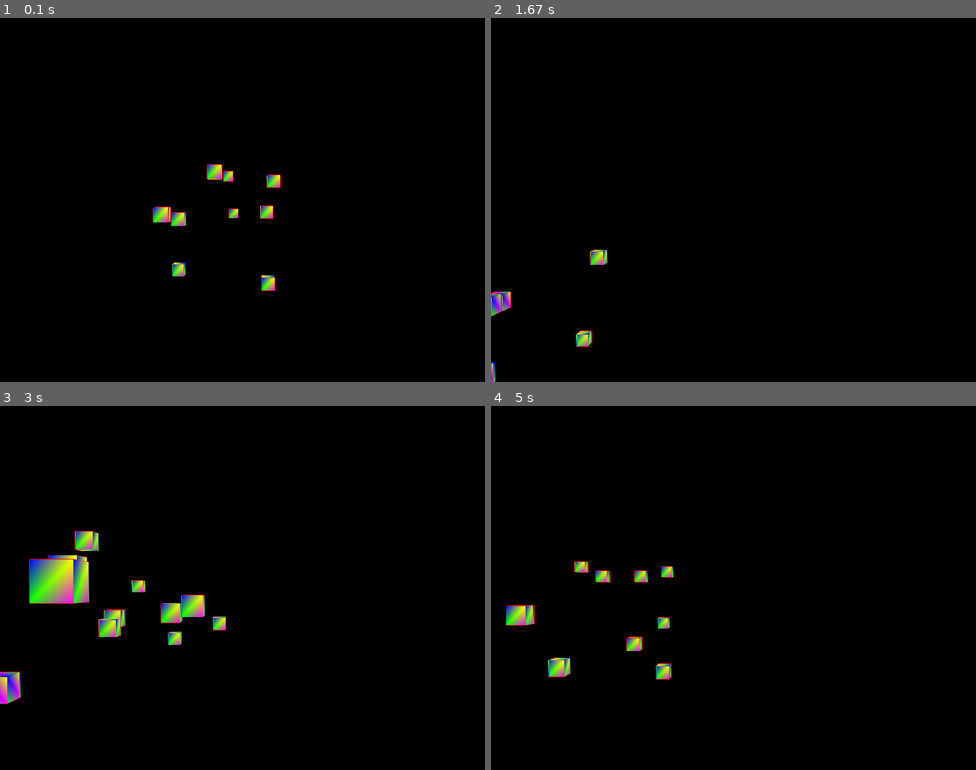
Above: before the commit, frames 1-4 (two rows, left to right).
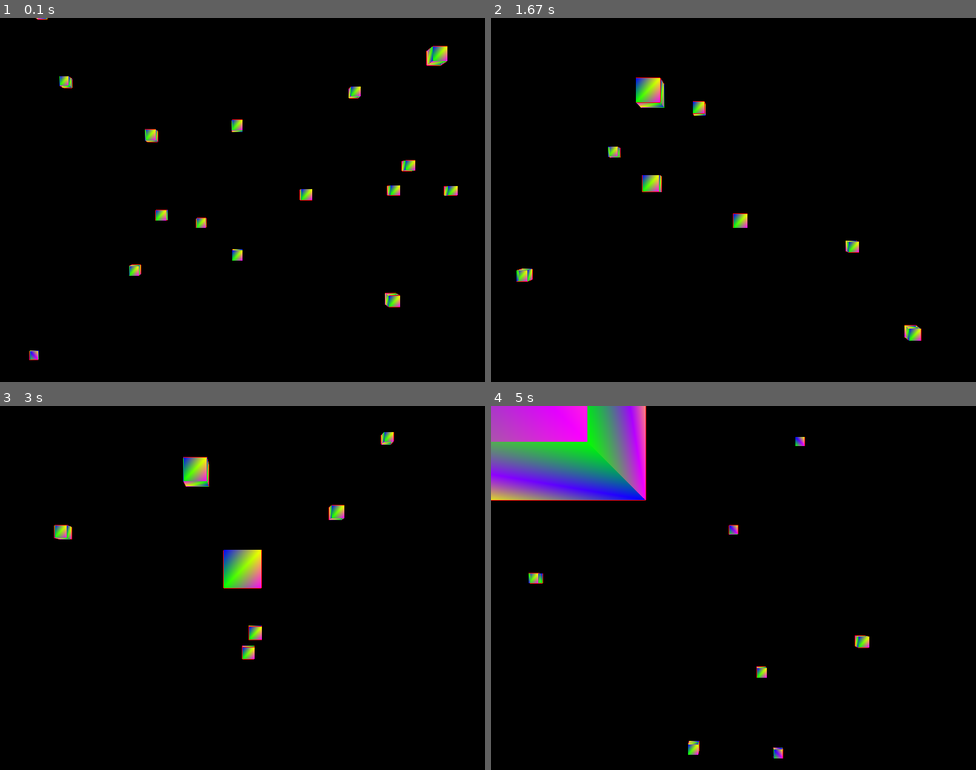
Above: after the commit, the same moments.

Repository: DHameete/pygames
Game: pygame game, started from 02_RubiksCube/main.py
Two runs of this game, one before a commit and one after it. Both use one fixed random seed, a clock stepped at 60 frames per second and the inputs below.
Inputs:
- Up to frame 1 (0.1 s): no input
- Up to frame 2 (1.67 s): hold Right 0.33-0.8 s; hold Up 0.83-1.3 s; hold Right from 1.33 s (still down)
- Up to frame 3 (3 s): release Right at 1.8 s; hold Left 1.83-2.37 s; hold Down 2.4-2.87 s; hold Left from 2.9 s (still down)
- Up to frame 4 (5 s): release Left at 3.37 s; hold Up 3.4-3.87 s; hold Right 3.9-4.53 s; hold Down from 4.57 s (still down)

The runs differ from the first frame. In frame 1, 2.2% of the frame differs, in the area x 6-95%, y 0-94%; in frame 2, 1.9%; in frame 3, 5.3%; in frame 4, 10%, in the area x 0-78%, y 0-97%.

Commit message:
improved infinite cubes

Diff:
--- a/02_RubiksCube/main.py
+++ b/02_RubiksCube/main.py
@@ -69,9 +69,13 @@
     glEnd()
 
 
-def set_vertices(max_distance, min_distance = -20):
-    x_value_change = random.randrange(-10,10)
-    y_value_change = random.randrange(-10,10)
+def set_vertices(max_distance, min_distance = -20, camera_x = 0, camera_y = 0):
+
+    camera_x = -1 * int(camera_x)
+    camera_y = -1 * int(camera_y)
+
+    x_value_change = random.randrange(camera_x-75, camera_x+75)
+    y_value_change = random.randrange(camera_y-75, camera_y+75)
     z_value_change = random.randrange(-1*max_distance, min_distance)
 
     new_vertices = []
@@ -130,17 +134,20 @@
 
     gluPerspective(45, (display[0]/display[1]), 0.1, max_distance)
 
-    glTranslatef(random.randrange(-5,5),random.randrange(-5,5), -40)
-    # glRotatef(25, 2, 1, 0)
-
-    # object_passed = False
+    glTranslatef(0, 0, -40)
 
     x_move = 0
     y_move = 0
 
+    cur_x = 0
+    cur_y = 0
+
+    game_speed = 2
+    direction_speed = 2
+
     cube_dict = {}
 
-    for x in range(20):
+    for x in range(75):
         cube_dict[x] = set_vertices(max_distance)
 
     while True:
@@ -153,13 +160,13 @@
                 if event.key == K_SPACE:
                     glRotatef(10, 1, 1, 1)
                 if event.key == K_LEFT:
-                    x_move = 0.3
+                    x_move = direction_speed
                 if event.key == K_RIGHT:
-                    x_move = -0.3
+                    x_move = -direction_speed
                 if event.key == K_UP:
-                    y_move = -0.3
+                    y_move = -direction_speed
                 if event.key == K_DOWN:
-                    y_move = 0.3
+                    y_move = direction_speed
 
             if event.type == KEYUP:
                 if event.key == K_LEFT or event.key == K_RIGHT:
@@ -171,12 +178,15 @@
 
         camera_z = mdlview_matrx[3][2]
 
+        cur_x += x_move
+        cur_y += y_move
+
         # if camera_z <= 0:
         #     object_passed = True
 
         # glRotatef(1, 3, 1, 1)
         glClear(GL_COLOR_BUFFER_BIT|GL_DEPTH_BUFFER_BIT)
-        glTranslatef(x_move, y_move, 0.5)
+        glTranslatef(x_move, y_move, game_speed)
        # Enable depth test
         glEnable(GL_DEPTH_TEST)
         # Accept fragment if it closer to the camera than the former one
@@ -190,13 +200,13 @@
 
         for each_cube in cube_dict:
             if camera_z <= cube_dict[each_cube][0][2]:
-                new_max = int(-1*(camera_z-max_distance))
-
-                cube_dict[each_cube] = set_vertices(new_max, int(camera_z))
+                new_max = int(-1*(camera_z-(max_distance * 2)))
+
+                cube_dict[each_cube] = set_vertices(new_max, int(camera_z-max_distance), cur_x, cur_y)
 
         # Cube_small()
         pygame.display.flip()
-        pygame.time.wait(10)
+        # pygame.time.wait(10)
 
 
 if __name__ == "__main__":
